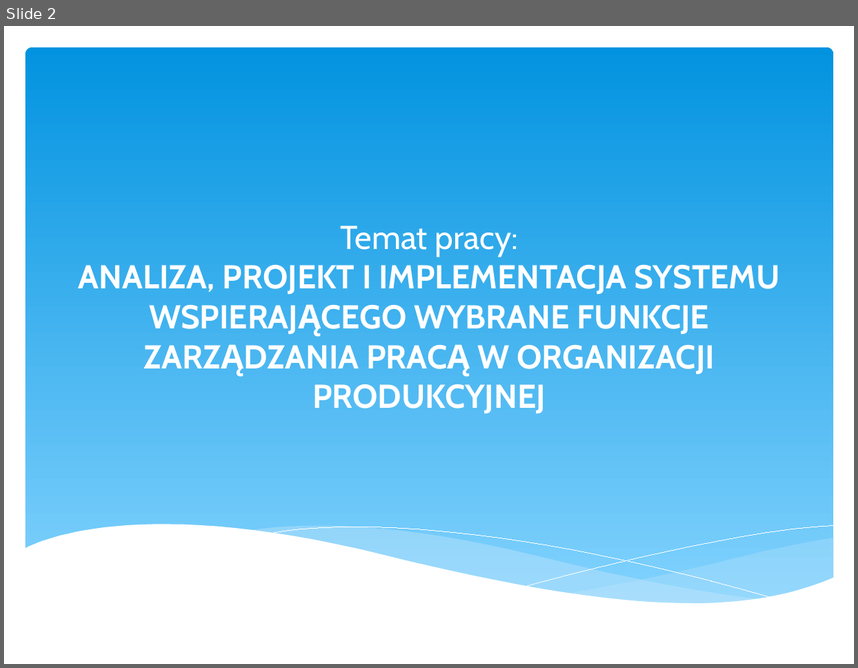
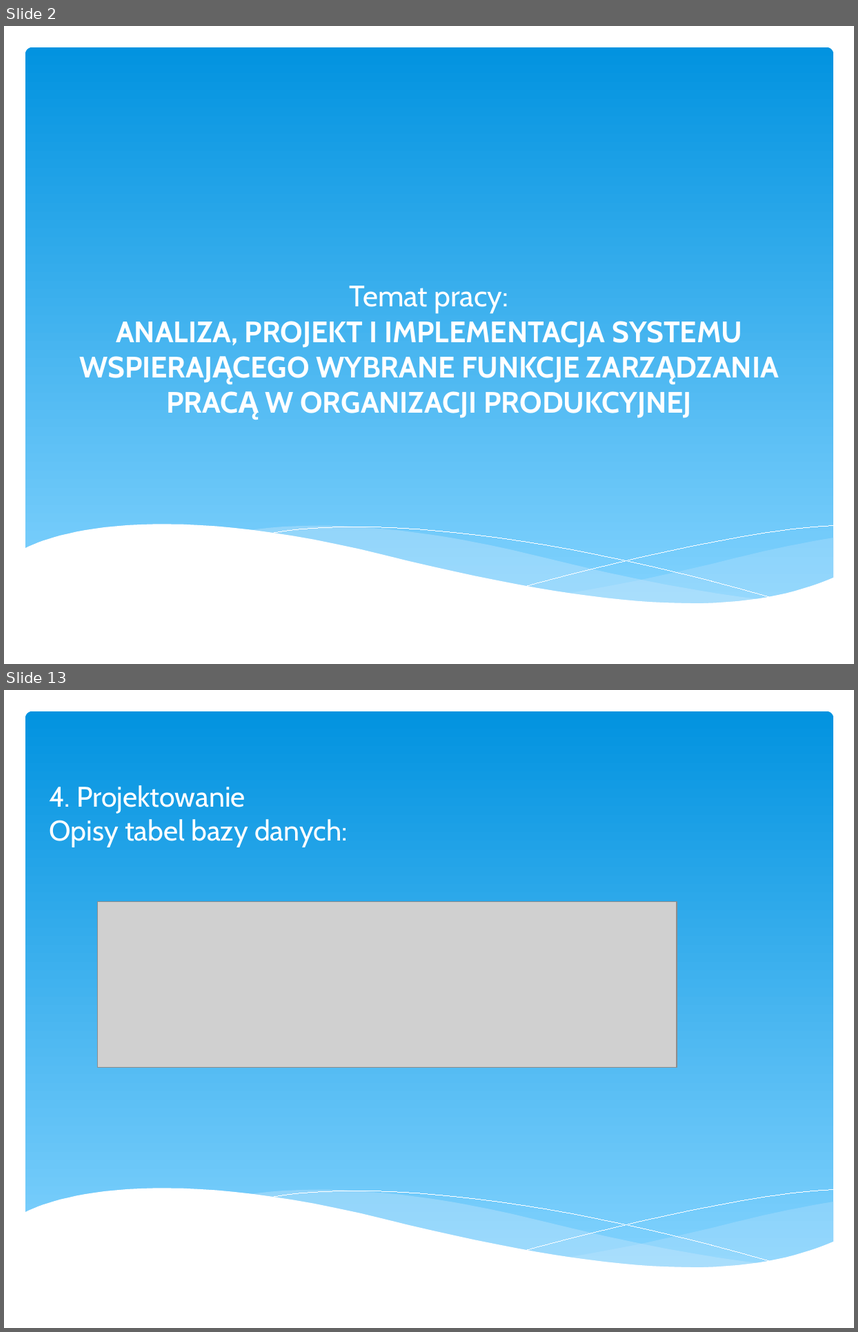
Before and after one commit to Slaper82/https-github.com-Slaper82-Inz2, a slide deck: Prezentacja seminarium.ppt. Shown one above the other, each under a label of ours: slide 2 before the commit, slides 2 and 13 after it; the slides between them are not shown. The pictures are 858x668 and 858x1332 pixels, drawn with LibreOffice and Linux fonts; fonts in the diff are those of the drawing; grey boxes stand for pictures. Boxes give left, top, right and bottom in pixels: in the first picture for what was removed or moved away, otherwise in the second. Text is boxed around its words. In the diff, an @@ line names an element or a change of style, - is before the commit and + after.

```diff
--- a/Prezentacja seminarium.ppt
+++ b/Prezentacja seminarium.ppt
@@ slide 13 added at [4, 690, 854, 1328], background #FFFFFF; not listed: 6 template elements that a slide beside it also shows @@
@@ text added at [49, 785, 348, 847], 24 pt, text #FFFFFF @@
+4. Projektowanie
+Opisy tabel bazy danych:
@@ picture added at [98, 902, 677, 1067] @@
@@ slide 2 changed as well @@
@@ title "Temat pracy: ANALIZA, PROJEKT I ..." at [116, 285, 742, 418]: size 28 to 25 pt @@
```
Also in this commit, not shown: 1 other slide changed, 11 other slides added, 3 slides removed, 2 other files.
